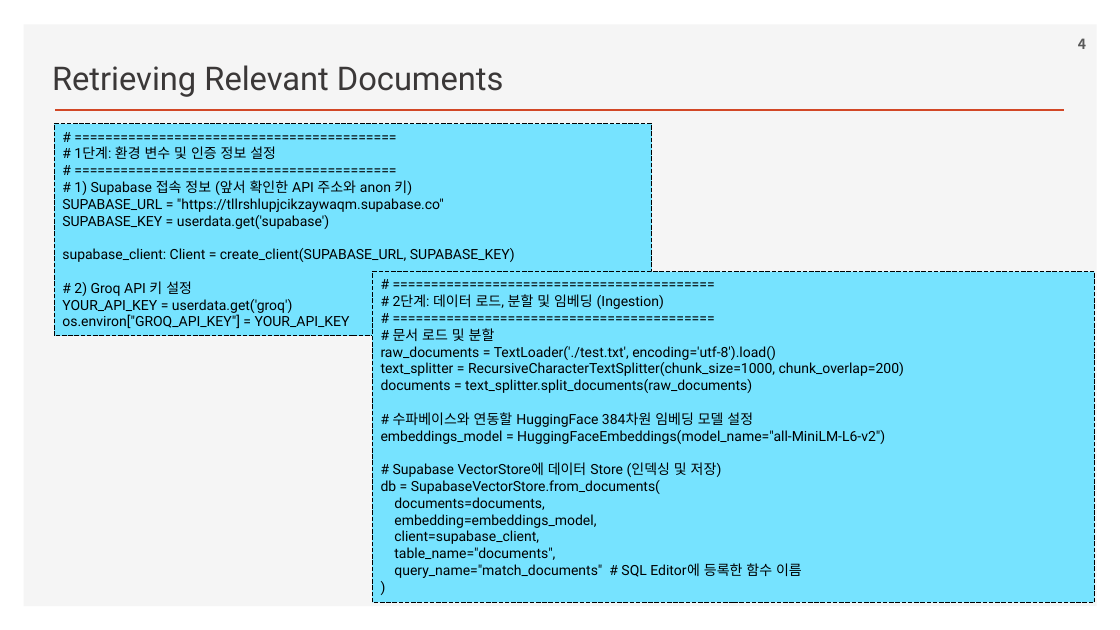
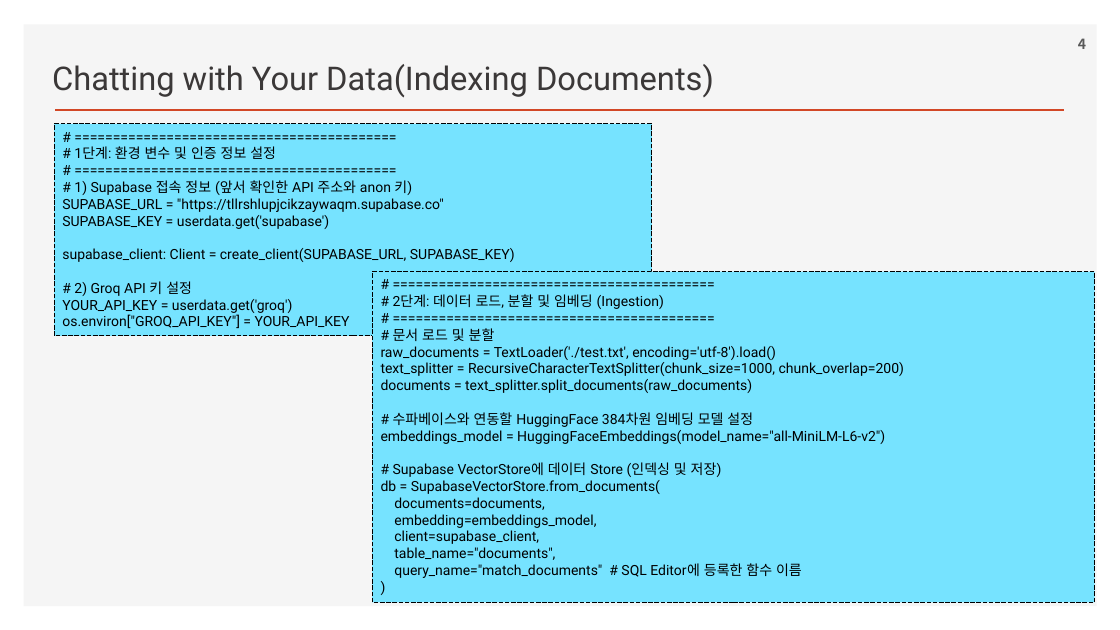
Before and after one commit to ancestor9/2026_Fall_Learning-Langchain-AI-Agent, a slide deck: slide 4 of ppts/CHAPTER 3 RAG Part II_Chatting with Your Data.pptx. Drawn at 1120x630 pixels with LibreOffice and Linux fonts; fonts in the diff are those of the drawing; background and template pictures are left out. Boxes give left, top, right and bottom in pixels: in the first picture for what was removed or moved away, otherwise in the second. Text is boxed around its words. In the diff, an @@ line names an element or a change of style, - is before the commit and + after.

```diff
--- a/ppts/CHAPTER 3 RAG Part II_Chatting with Your Data.pptx
+++ b/ppts/CHAPTER 3 RAG Part II_Chatting with Your Data.pptx
@@ text at (52, 64, 714, 98): text changed @@
-Retrieving Relevant Documents
+Chatting with Your Data(Indexing Documents)
```
Also in this commit, not shown: 2 other slides changed.
